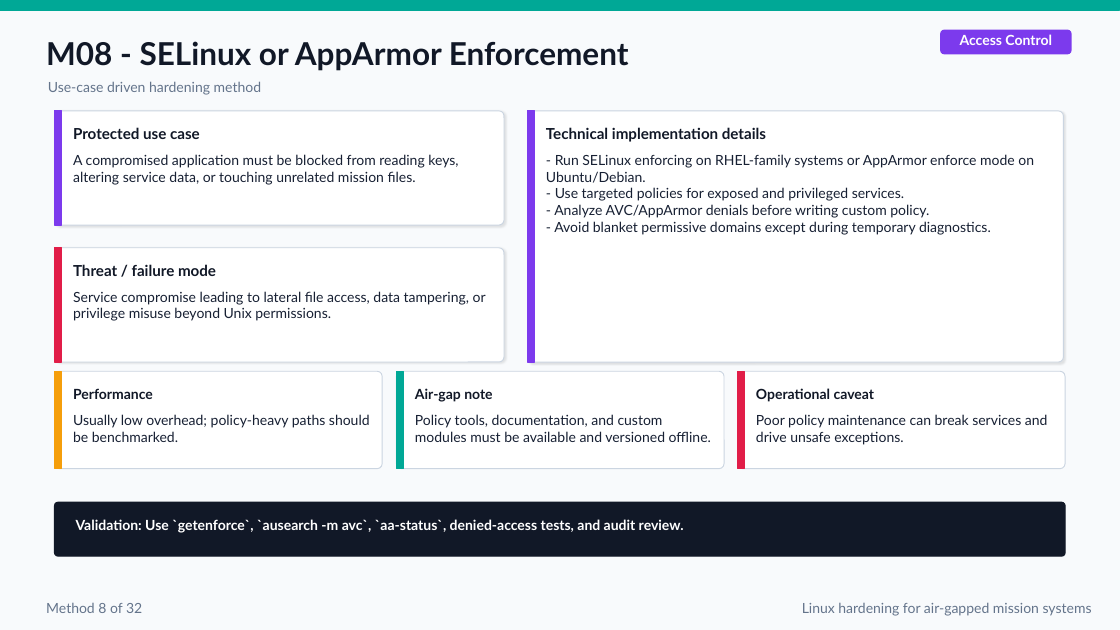
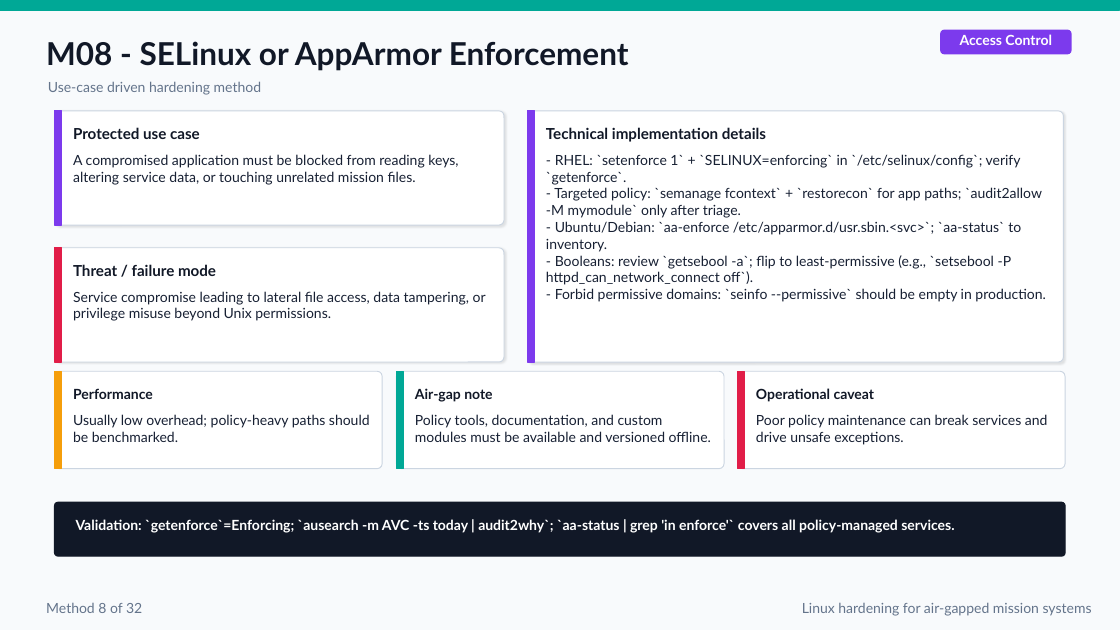
Before and after one commit to FelixKras/Drawio-stuff-, a slide deck: slide 18 of Linux_Mission_Critical_Air_Gapped_Hardening_Final.pptx. Drawn at 1120x630 pixels with LibreOffice and Linux fonts; fonts in the diff are those of the drawing. Boxes give left, top, right and bottom in pixels: in the first picture for what was removed or moved away, otherwise in the second. Text is boxed around its words. In the diff, an @@ line names an element or a change of style, - is before the commit and + after.

```diff
--- a/Linux_Mission_Critical_Air_Gapped_Hardening_Final.pptx
+++ b/Linux_Mission_Critical_Air_Gapped_Hardening_Final.pptx
@@ text at bbox=[546, 154, 1046, 302]: text changed @@
-- Run SELinux enforcing on RHEL-family systems or AppArmor enforce mode on Ubuntu/Debian.
-- Use targeted policies for exposed and privileged services.
-- Analyze AVC/AppArmor denials before writing custom policy.
-- Avoid blanket permissive domains except during temporary diagnostics.
+- RHEL: `setenforce 1` + `SELINUX=enforcing` in `/etc/selinux/config`; verify `getenforce`.
+- Targeted policy: `semanage fcontext` + `restorecon` for app paths; `audit2allow -M mymodule` only after triage.
+- Ubuntu/Debian: `aa-enforce /etc/apparmor.d/usr.sbin.<svc>`; `aa-status` to inventory.
+- Booleans: review `getsebool -a`; flip to least-permissive (e.g., `setsebool -P httpd_can_network_connect off`).
+- Forbid permissive domains: `seinfo --permissive` should be empty in production.
@@ text at bbox=[76, 519, 954, 533]: text changed @@
-Validation: Use `getenforce`, `ausearch -m avc`, `aa-status`, denied-access tests, and audit review.
+Validation: `getenforce`=Enforcing; `ausearch -m AVC -ts today | audit2why`; `aa-status | grep 'in enforce'` covers all policy-managed services.
```
Also in this commit, not shown: 35 other slides changed, 1 slide added.
